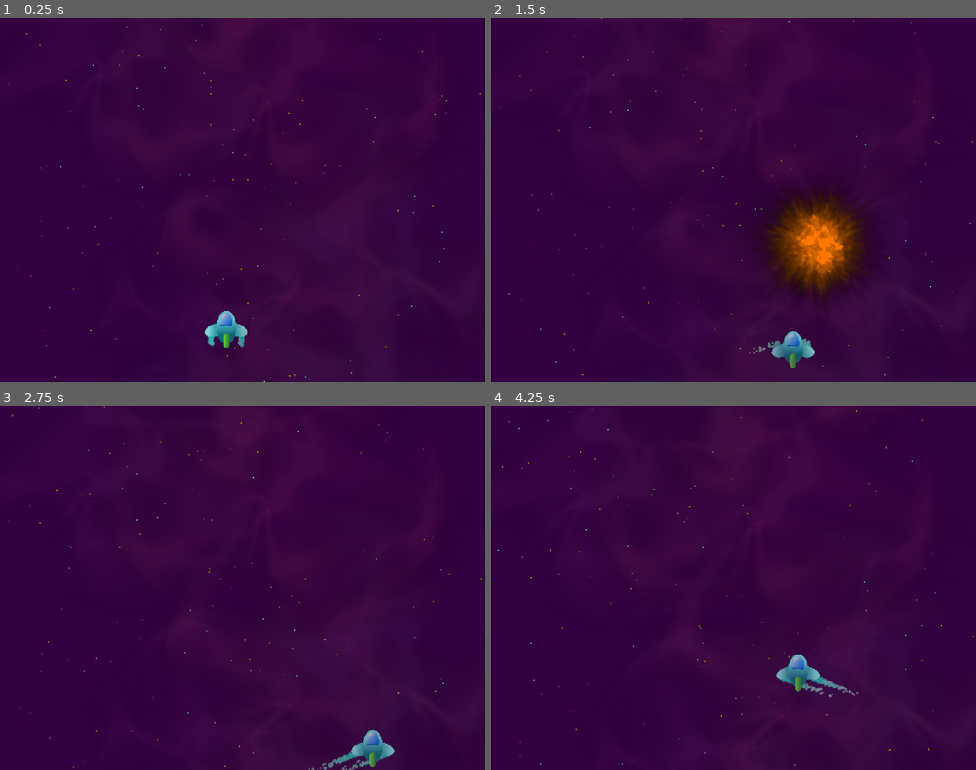
Above: before the commit, frames 1-4 (two rows, left to right).
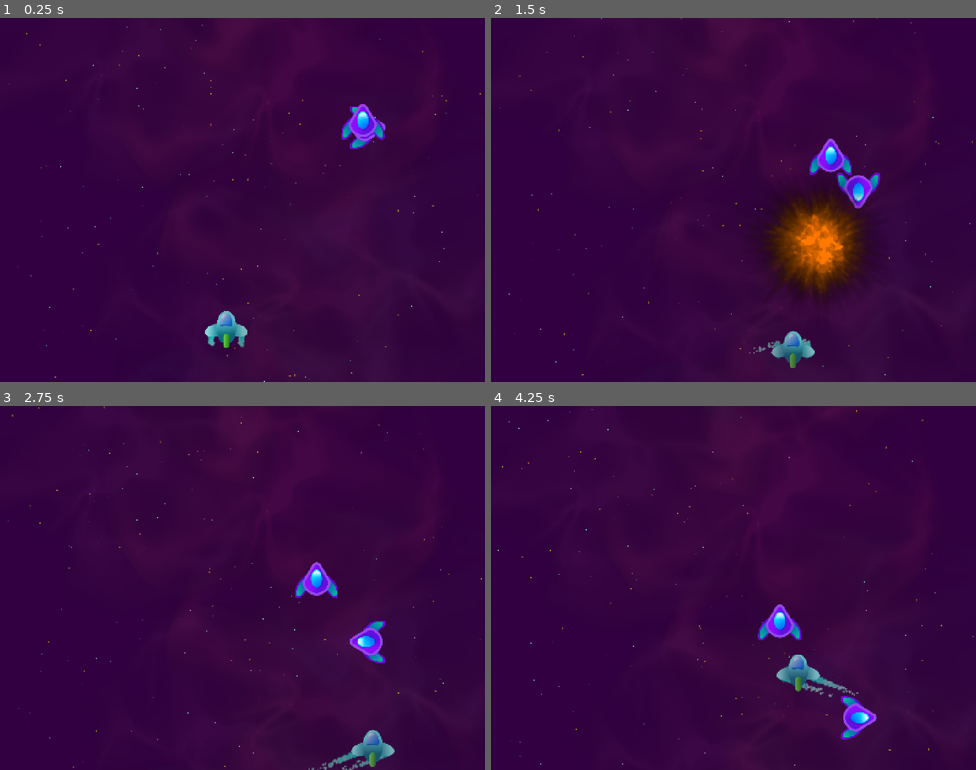
Above: after the commit, the same moments.

Repository: LHO-Developments/Godot-Projects
Game: Godot game, scene res://Scenes/Level/level.tscn
Same seed, same stepped clock (60 frames per second), same inputs: the game is played once before the commit and once after it. Sound files missing from this copy of the repository are replaced by a short silence.
Inputs:
- Up to frame 1 (0.25 s): no input
- Up to frame 2 (1.5 s): hold D (right) 0.53-1.28 s; hold T (test) 0.53-1.28 s; hold S (down) from 1.28 s (still down); tap T (test) at 1.35 s
- Up to frame 3 (2.75 s): release S (down) at 2.03 s; hold D (right) from 2.03 s (still down); hold T (test) from 2.03 s (still down)
- Up to frame 4 (4.25 s): release D (right) at 2.78 s; release T (test) at 2.78 s; hold W (up) 2.78-3.53 s; tap T (test) at 2.85 s; hold A (left) from 3.53 s (still down); hold T (test) from 3.53 s (still down)

The runs differ from the first frame. In frame 1, 0.7% of the frame differs, in the area x 70-80%, y 23-36%; in frame 2, 1.0%; in frame 3, 1.0%; in frame 4, 1.0%, in the area x 55-80%, y 54-92%.

Commit message:
add movement components

Diff:
--- /dev/null
+++ b/Space Ace/space-ace/Component/Movement/Mover.gd
@@ -0,0 +1,26 @@
+extends Node
+class_name Mover
+
+@export var speed: float = 0.0
+@export var rotation_speed_degrees: float = 0.0
+@export var direction: Vector2 = Vector2.ZERO
+
+
+var _parent: Node2D
+var _velocity: Vector2
+
+
+# Called when the node enters the scene tree for the first time.
+func _ready() -> void:
+	_parent = get_parent() as Node2D
+	assert(_parent, "Mover must be child of Node2D")
+	setup_velocity()
+
+
+func setup_velocity() -> void:
+	_velocity = speed * direction.normalized()
+
+
+func _physics_process(delta: float) -> void:
+	_parent.position += _velocity * delta
+	_parent.rotation_degrees += rotation_speed_degrees * delta
--- /dev/null
+++ b/Space Ace/space-ace/Component/Movement/Mover.tscn
@@ -0,0 +1,6 @@
+[gd_scene format=3 uid="uid://bi8fqovlohcc6"]
+
+[ext_resource type="Script" uid="uid://ca77lncdkvj0d" path="res://Component/Movement/Mover.gd" id="1_2jyyx"]
+
+[node name="Mover" type="Node" unique_id=1340264163]
+script = ExtResource("1_2jyyx")
--- /dev/null
+++ b/Space Ace/space-ace/Component/Movement/TargetedMover.gd
@@ -0,0 +1,13 @@
+extends Mover
+class_name TargetedMover
+
+@export var target_group: String = "player"
+
+
+func setup_velocity() -> void:
+	var target: Node2D = get_tree().get_first_node_in_group(target_group)
+	assert(target, "TargetedMover has no target!")
+	if target:
+		_velocity = speed * _parent.global_position.direction_to(
+			target.global_position
+		)
--- /dev/null
+++ b/Space Ace/space-ace/Component/Movement/TargetedMover.tscn
@@ -0,0 +1,6 @@
+[gd_scene format=3 uid="uid://bhn8t7tgv7imo"]
+
+[ext_resource type="Script" uid="uid://ojt7it23u6ib" path="res://Component/Movement/TargetedMover.gd" id="1_pvrwu"]
+
+[node name="TargetedMover" type="Node" unique_id=1558715759]
+script = ExtResource("1_pvrwu")
--- a/Space Ace/space-ace/Scenes/Level/level.tscn
+++ b/Space Ace/space-ace/Scenes/Level/level.tscn
@@ -4,6 +4,9 @@
 [ext_resource type="PackedScene" uid="uid://fxrpwv2c7cp8" path="res://Scenes/Background/Background.tscn" id="2_1ov45"]
 [ext_resource type="PackedScene" uid="uid://bohlnwst1215b" path="res://Scenes/ObjectContainer/ObjectContainer.tscn" id="3_lscpc"]
 [ext_resource type="PackedScene" uid="uid://c73qocgk3paj8" path="res://Scenes/Explosion/EnemyShipExplosion.tscn" id="4_06ioy"]
+[ext_resource type="Texture2D" uid="uid://bod5ulca2rr1b" path="res://Asset/Images/Enemy1.png" id="5_7i4w6"]
+[ext_resource type="PackedScene" uid="uid://bi8fqovlohcc6" path="res://Component/Movement/Mover.tscn" id="6_q8n36"]
+[ext_resource type="PackedScene" uid="uid://bhn8t7tgv7imo" path="res://Component/Movement/TargetedMover.tscn" id="7_q8n36"]
 
 [node name="Level" type="Node2D" unique_id=75695576]
 
@@ -14,3 +17,20 @@
 
 [node name="ObjectContainer" parent="." unique_id=584549780 instance=ExtResource("3_lscpc")]
 test_scene = ExtResource("4_06ioy")
+
+[node name="Sprite2D" type="Sprite2D" parent="." unique_id=966635150]
+position = Vector2(1091, 287)
+texture = ExtResource("5_7i4w6")
+
+[node name="Mover" parent="Sprite2D" unique_id=1340264163 instance=ExtResource("6_q8n36")]
+speed = 150.0
+rotation_speed_degrees = 360.0
+direction = Vector2(0, 1)
+
+[node name="Sprite2D2" type="Sprite2D" parent="." unique_id=394754004]
+position = Vector2(1091, 287)
+texture = ExtResource("5_7i4w6")
+
+[node name="TargetedMover" parent="Sprite2D2" unique_id=1558715759 instance=ExtResource("7_q8n36")]
+speed = 100.0
+direction = Vector2(0, 1)
--- a/Space Ace/space-ace/Scenes/Player/Player.tscn
+++ b/Space Ace/space-ace/Scenes/Player/Player.tscn
@@ -4,7 +4,7 @@
 [ext_resource type="Texture2D" uid="uid://bhcn17efdadjl" path="res://Asset/Images/player.png" id="1_s0eop"]
 [ext_resource type="PackedScene" uid="uid://dbcp152uveyfj" path="res://Component/Movement/PlayerMovement.tscn" id="2_ft8w5"]
 
-[node name="Player" type="Node2D" unique_id=1328625762]
+[node name="Player" type="Node2D" unique_id=1328625762 groups=["player"]]
 
 [node name="PlayerThrust" parent="." unique_id=1830897507 instance=ExtResource("1_h54ih")]
 position = Vector2(44, 14)
Not shown, added: Space Ace/space-ace/Component/Movement/Mover.gd.uid
Not shown, added: Space Ace/space-ace/Component/Movement/TargetedMover.gd.uid
